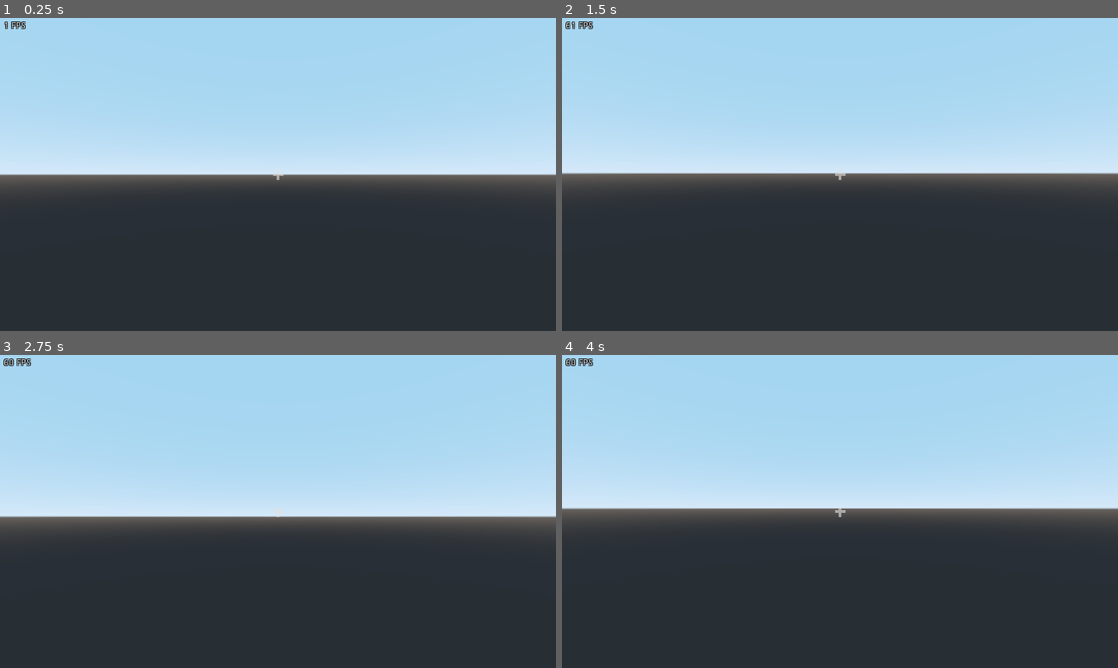
Above: before the commit, frames 1-4 (two rows, left to right).
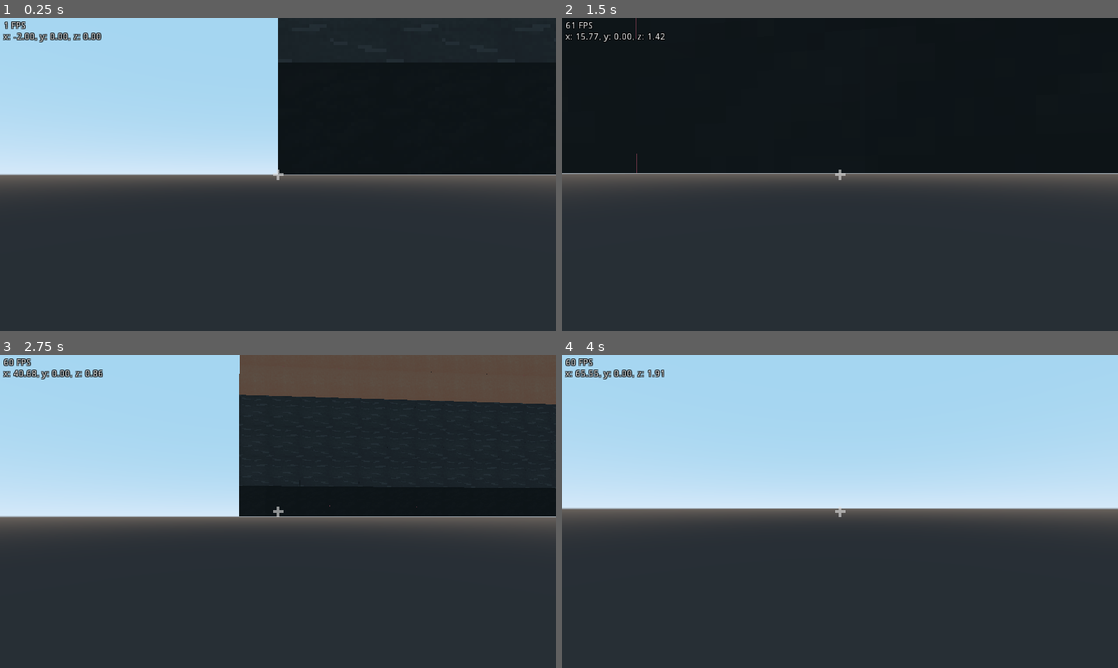
Above: after the commit, the same moments.

Repository: Nimajjj/Minecraft-Godot
Game: Godot game, scene res://Scenes/MainScene.tscn
The game is run twice, just before and just after one commit, with the same random seed, the same clock (stepped at 60 frames per second) and the same inputs.
Inputs (mouse positions are in pixels of both pictures, inside the frame that each line leads up to):
- Up to frame 1 (0.25 s): no input
- Up to frame 2 (1.5 s): tap Enter at 0.5 s; move the mouse to (867, 174) at 0.52 s; hold W (move_forward) from 0.53 s (still down); click (867, 174) at 0.6 s; move the mouse to (812, 174) at 1.27 s; right-click (812, 174) at 1.35 s
- Up to frame 3 (2.75 s): keep holding W (move_forward); move the mouse to (289, 505) at 2.02 s; click (289, 505) at 2.1 s
- Up to frame 4 (4 s): keep holding W (move_forward); move the mouse to (834, 517) at 2.77 s; right-click (834, 517) at 2.85 s; move the mouse to (878, 514) at 3.52 s; click (878, 514) at 3.6 s

The runs differ from the first frame. In frame 1, 25% of the frame differs, in the area x 0-100%, y 0-50%; in frame 2, 50%; in frame 3, 30%; in frame 4, 0.3%.
Error before the commit: Parse Error: The identifier "chunks" isn't declared in the current scope. (res://Scenes/World/World.gd:44)

Commit message:
change chunks mapping system + clean up code

Diff:
--- a/Scenes/Chunk/Chunk.gd
+++ b/Scenes/Chunk/Chunk.gd
@@ -23,7 +23,7 @@
 	render_mesh_indices = []
 	render_mesh_uvs = []
 
-	voxels_map = world.chunks_map[self]		# Get chunk map
+	#voxels_map = world.chunks_map[self]		# Get chunk map
 	for x in range(0, len(voxels_map)):		# Loop through every block of the chunk
 		for z in range(0, len(voxels_map[x])):
 			for y in range(0, len(voxels_map[x][z])):
--- a/Scenes/Debug3DCharacter/FPSlabel.gd
+++ b/Scenes/Debug3DCharacter/FPSlabel.gd
@@ -3,3 +3,5 @@
 
 func _process(delta):
 	text = str(Engine.get_frames_per_second()) + " FPS"
+	var pos = get_parent().get_parent().translation
+	text += "\nx: {0}, y: {1}, z: {2}".format([str(pos.x).pad_decimals(2), str(pos.y).pad_decimals(2), str(pos.z).pad_decimals(2)])
--- a/Scenes/World/World.gd
+++ b/Scenes/World/World.gd
@@ -1,76 +1,75 @@
 extends Spatial
 
-const MAP_SIZE = Vector2(8, 8)
+const MAP_SIZE = Vector2(4, 4)
 const CHUNK_SIZE = Vector3(16, 64, 16)
 
 onready var CHUNK = preload("res://Scenes/Chunk/Chunk.tscn")
 
-var chunks_map = {}
+var chunks = []
 
 func _ready():
-	_init_chunk_map()
-	_init_terrain()
+	_init_chunks()
 	_make_world()
 
 	$Debug3DCharacter.world = self
 
 
-func _make_world():
-	for chunk in chunks_map.keys():
-		add_child(chunk)
+func _make_world() -> void:
+	for chunks_range in chunks:
+		for chunk in chunks_range:
+			add_child(chunk)
 
 
-func _init_terrain():
-	for chunk in chunks_map.keys():
-		for x in range(0, 16):
-			chunks_map[chunk].append([])
-			for z in range(0, 16):
-				chunks_map[chunk][x].append([])
-				for y in range(0, 64):
-					if y == 0:
-						chunks_map[chunk][x][z].append(VxDict.getVxId("Bedrock"))
-					elif y >= 1 && y <= 3:
-						chunks_map[chunk][x][z].append(VxDict.getVxId("Stone"))
-					elif y >= 4 && y <= 5:
-						chunks_map[chunk][x][z].append(VxDict.getVxId("Dirt"))
-					elif y == 6:
-						chunks_map[chunk][x][z].append(VxDict.getVxId("Grass"))
-					else:
-						chunks_map[chunk][x][z].append(null)
-
-
-func _init_chunk_map():
+func _init_chunks() -> void:
 	for x in range(0, MAP_SIZE.x):
 		chunks.append([])
 		for z in range(0, MAP_SIZE.y):
 			var chunk = CHUNK.instance()
 			chunk.world = self
 			chunk.global_translate(Vector3(x * CHUNK_SIZE.x, 0, z * CHUNK_SIZE.z))
-			chunks_map[chunk] = []
+			chunks[x].append(chunk)
+			_init_chunk_terrain(chunk)
+
+
+func _init_chunk_terrain(chunk) -> void:
+	var map = []
+	for x in range(0, CHUNK_SIZE.x):
+		map.append([])
+		for z in range(0, CHUNK_SIZE.z):
+			map[x].append([])
+			for y in range(0, CHUNK_SIZE.y):
+				if y == 0:
+					map[x][z].append(VxDict.getVxId("Bedrock"))
+				elif y >= 1 && y <= 3:
+					map[x][z].append(VxDict.getVxId("Stone"))
+				elif y >= 4 && y <= 5:
+					map[x][z].append(VxDict.getVxId("Dirt"))
+				elif y == 6:
+					map[x][z].append(VxDict.getVxId("Grass"))
+				else:
+					map[x][z].append(null)
+
+	chunk.voxels_map = map
 
 
 func _get_chunk_from_pos(pos):
-	for chunk in chunks_map.keys():
-		var chunk_pos = chunk.translation
-		if pos.x >= chunk_pos.x && pos.x < chunk_pos.x + CHUNK_SIZE.x:
-			if pos.z >= 0 && pos.z < chunk_pos.z + CHUNK_SIZE.z:
-				if pos.y >= 0 && pos.y < chunk_pos.y + CHUNK_SIZE.y:
-					return chunk
-	return null
+	var x = floor(pos.x / CHUNK_SIZE.x)
+	var z = floor(pos.z / CHUNK_SIZE.z)
+
+	if x < 0 || z < 0: return null
+	elif x >= len(chunks): return null
+	elif z >= len(chunks[x]): return null
+
+	return chunks[x][z]
 
 
-func set_voxel_at(collision_pos, voxel):
-	var pos = Vector3()
-	pos.x = floor(collision_pos.x)
-	pos.y = floor(collision_pos.y)
-	pos.z = floor(collision_pos.z)
+func set_voxel_at(collision_pos, voxel) -> void:
+	var pos = Vector3(floor(collision_pos.x), floor(collision_pos.y), floor(collision_pos.z))
 
 	var chunk = _get_chunk_from_pos(pos)
-	if chunk == null:
-		print("out of map")
-		return
+	if chunk == null: return
 
 	pos = chunk.global_transform.xform_inv(pos)
 
-	chunks_map[chunk][pos.x][pos.z][pos.y] = voxel
+	chunk.voxels_map[pos.x][pos.z][pos.y] = voxel
 	chunk.update()
